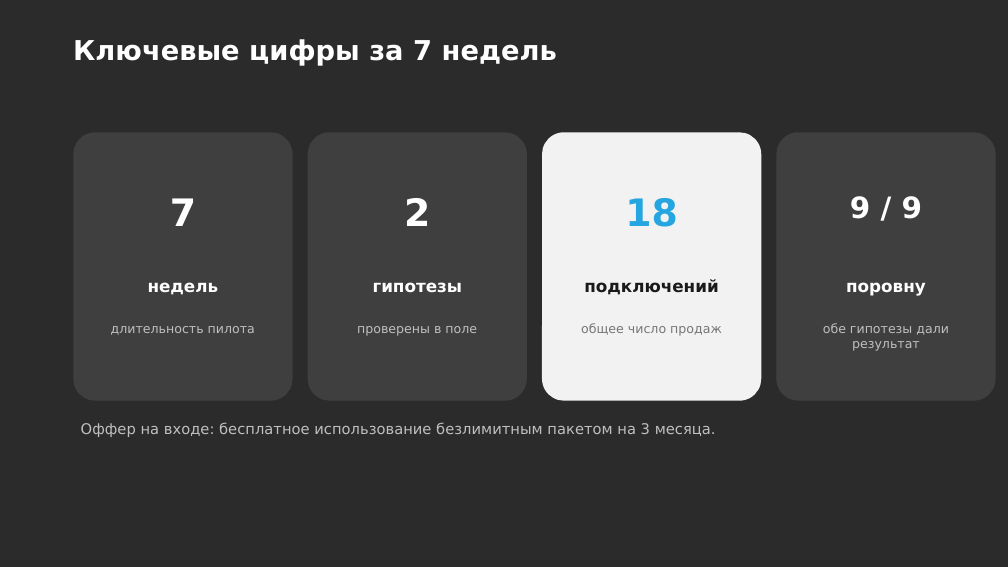
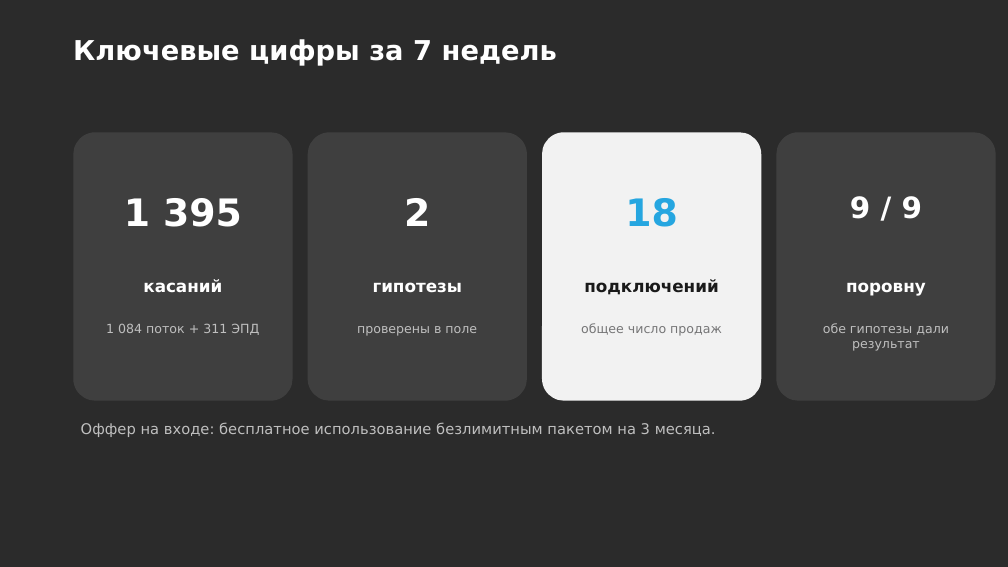
Before and after one commit to daaanilNikonov/for-lisa, a slide deck: slide 3 of presentation/Доки_Аналитика_защита_и_тиражирование.pptx. Drawn at 1008x567 pixels with LibreOffice and Linux fonts; fonts in the diff are those of the drawing; background and template pictures are left out; a plain dark background stands for a picture behind light text. Boxes give left, top, right and bottom in pixels: in the first picture for what was removed or moved away, otherwise in the second. Text is boxed around its words. In the diff, an @@ line names an element or a change of style, - is before the commit and + after.

```diff
--- a/presentation/Доки_Аналитика_защита_и_тиражирование.pptx
+++ b/presentation/Доки_Аналитика_защита_и_тиражирование.pptx
@@ text at (x1=124, y1=198, x2=242, y2=227): text changed @@
-7
+1 395
@@ text at (x1=143, y1=279, x2=222, y2=292): text changed @@
-недель
+касаний
@@ text at (x1=106, y1=324, x2=259, y2=335): text changed @@
-длительность пилота
+1 084 поток + 311 ЭПД
```
Also in this commit, not shown: 7 other slides changed, 3 slides added, 2 other files.
